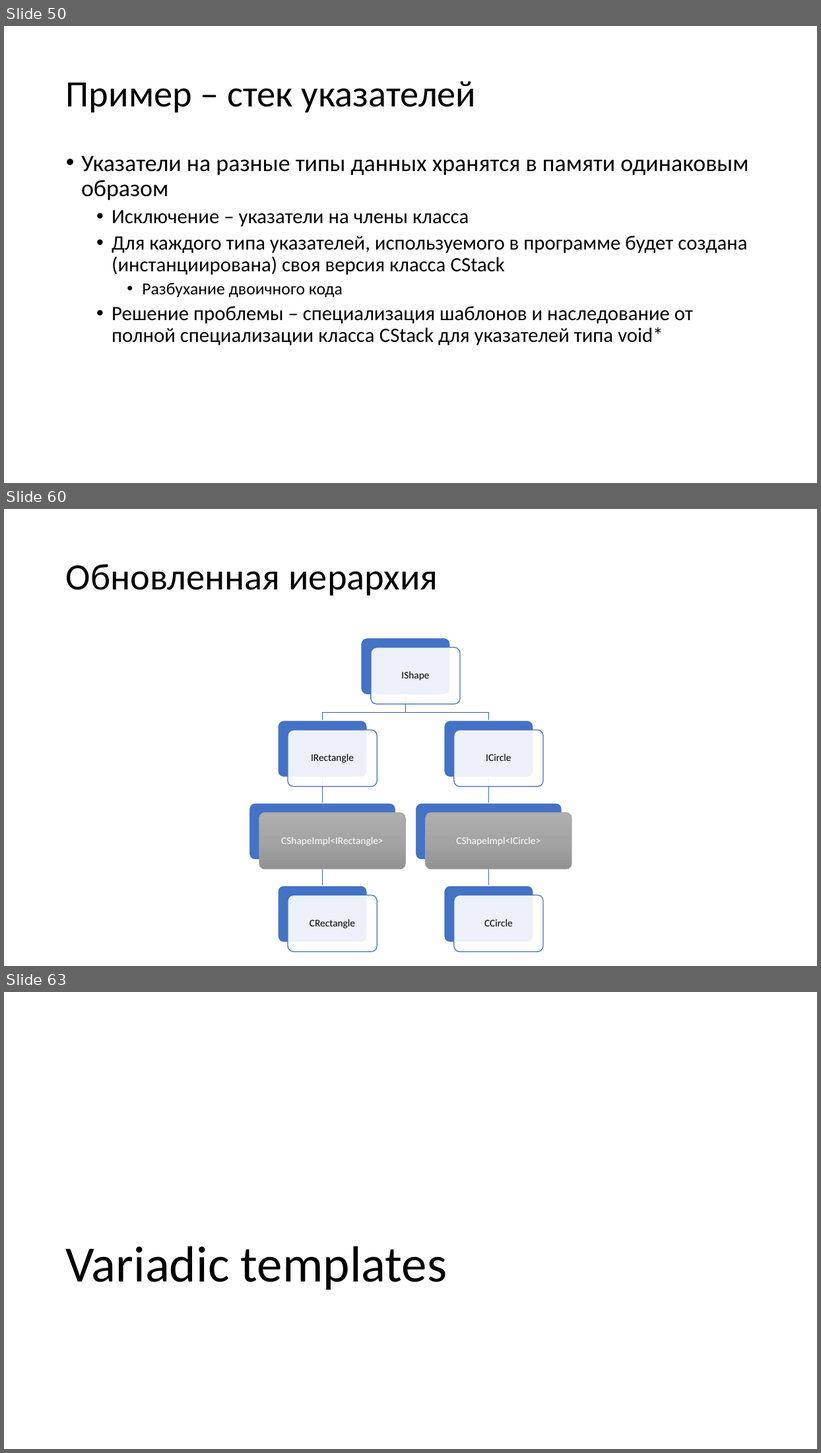
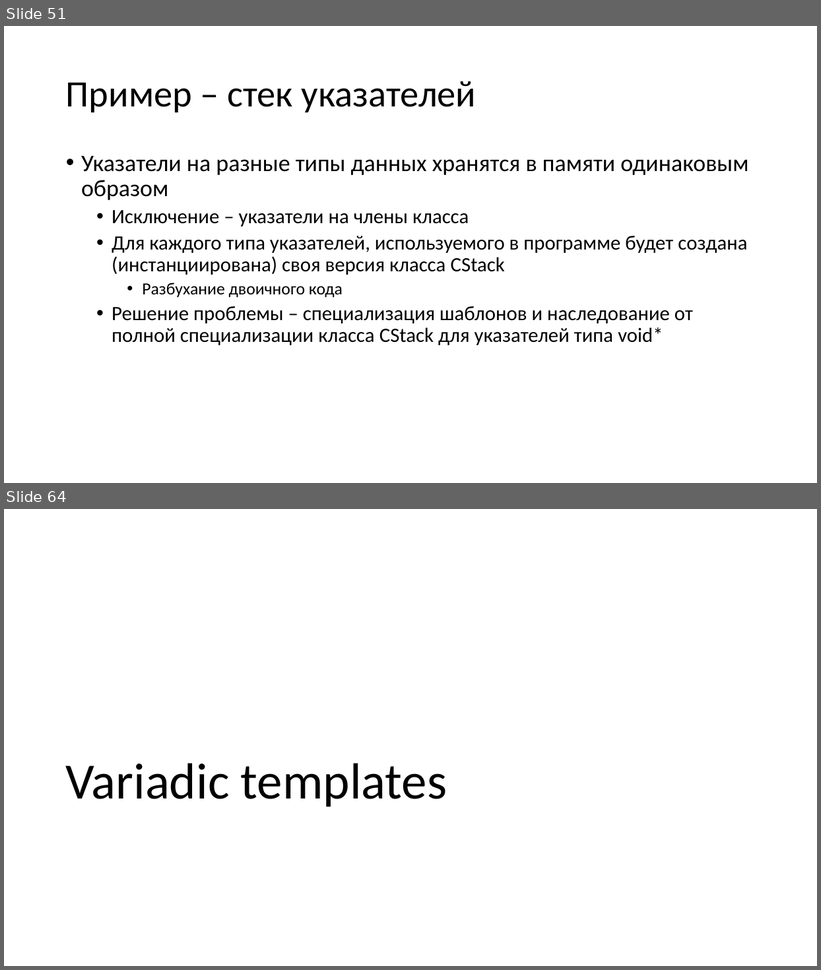
Before and after one commit to alexey-malov/oop, a slide deck: lectures/06/Обобщенное программирование, шаблоны.pptx. Shown one above the other, each under a label of ours: slides 50, 60 and 63 before the commit, slides 51 and 64 after it; the slides between them are not shown. The pictures are 821x1453 and 821x970 pixels, drawn with LibreOffice and Linux fonts; fonts in the diff are those of the drawing. Boxes give left, top, right and bottom in pixels: in the first picture for what was removed or moved away, otherwise in the second. Text is boxed around its words. In the diff, an @@ line names an element or a change of style, - is before the commit and + after.

```diff
--- a/lectures/06/Обобщенное программирование, шаблоны.pptx
+++ b/lectures/06/Обобщенное программирование, шаблоны.pptx
@@ slide 60 removed at (4,509,817,966), background #FFFFFF @@
@@ title removed at (66,564,438,595) @@
-Обновленная иерархия
@@ group removed at (250,638,572,953): 14 rounded rectangles, 7 texts, 6 freeform shapes @@
-IShape
-IRectangle
-СShapeImpl<IRectangle>
-CRectangle
-ICircle
-СShapeImpl<ICircle>
-CCircle
@@ what was slide 50 is now slide 51 @@
@@ what was slide 63 is now slide 64 @@
```
Also in this commit, not shown: 16 slides changed, 5 slides added, 3 other slides removed, 6 other files.
